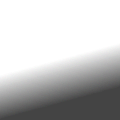
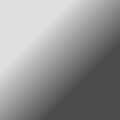
Before/after of a 120×120 layered artwork. What changed in the layer stack:
added layer "Copia de Capa pegada #7" above "Copia de Capa pegada #6" over [0, 0, 120, 120]
hid "Copia de Capa pegada #6" over [0, 0, 120, 120]
hid "Copia de Capa pegada #5" over [0, 0, 120, 120]
painted on "Copia de Capa pegada #3" over [0, 0, 120, 120]
